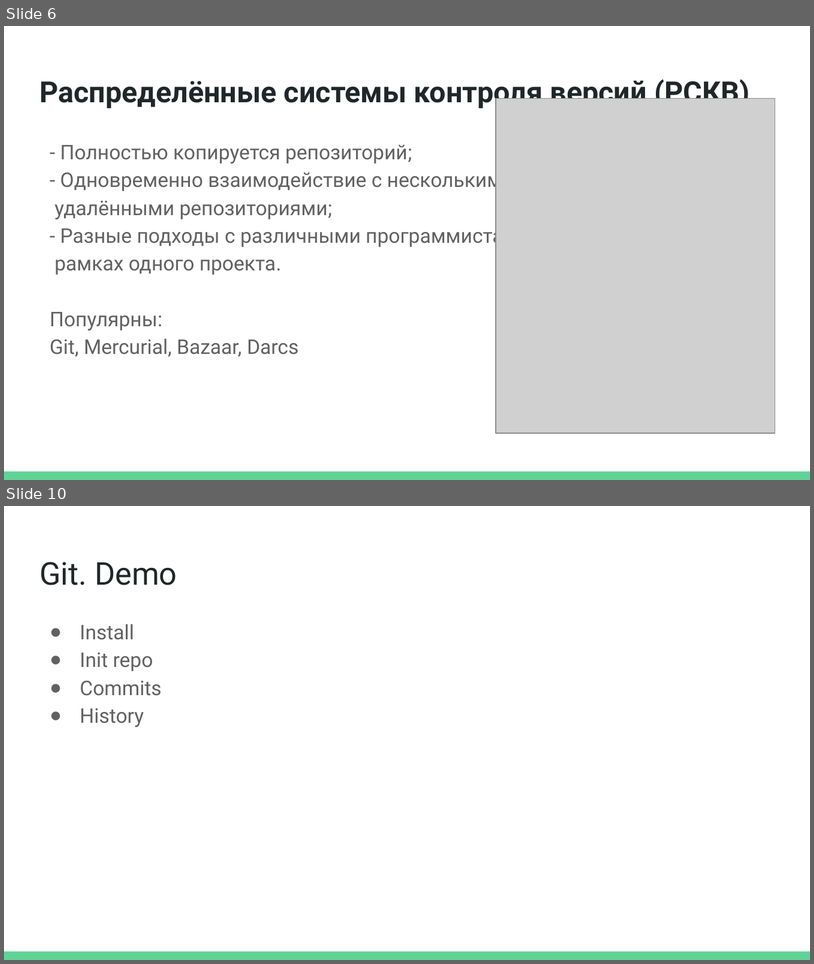
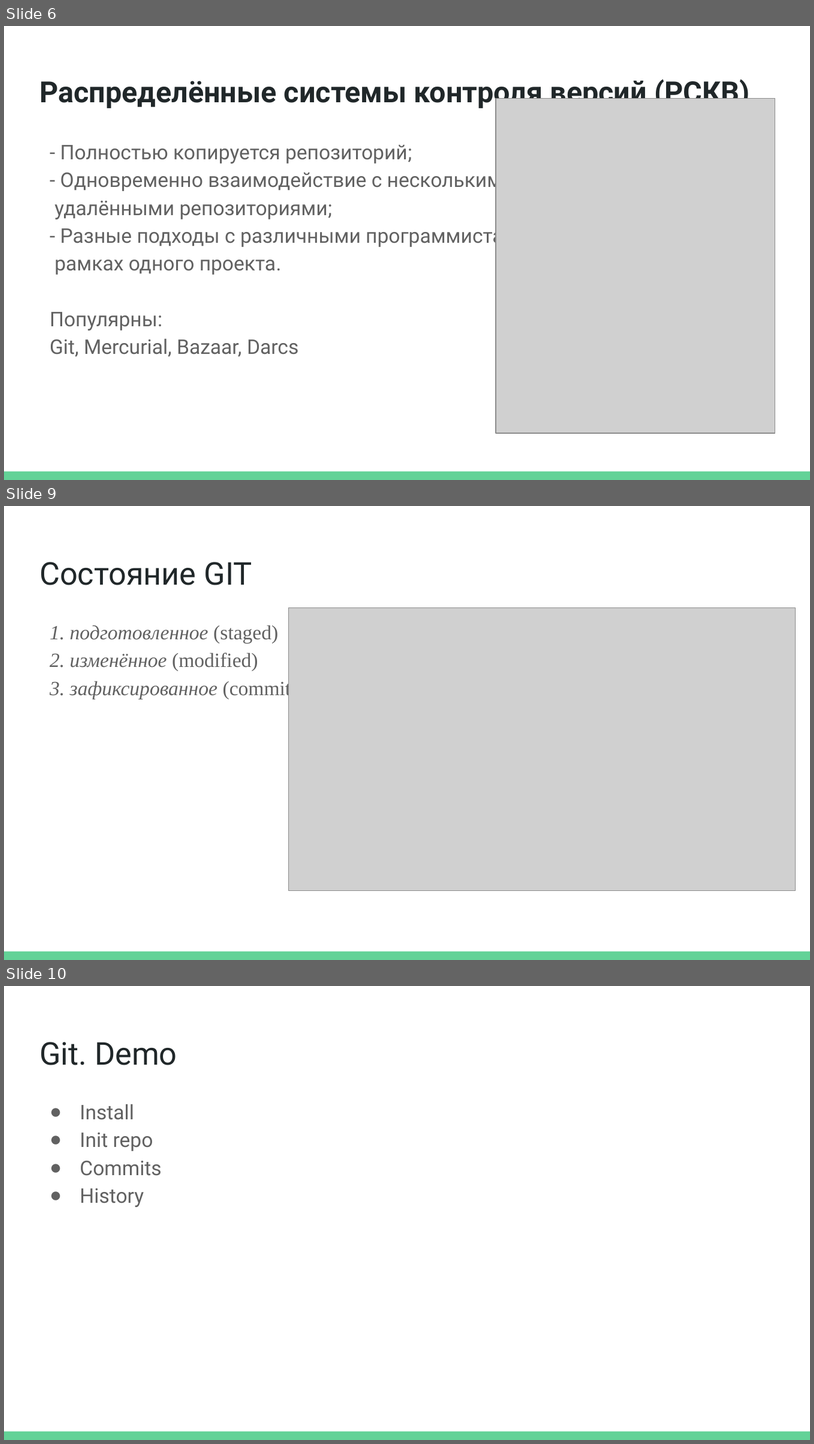
Before and after one commit to Homln/Python, a slide deck: 02.GIT.Homitsevich.pptx. Shown one above the other, each under a label of ours: slides 6 and 10 before the commit, slides 6, 9 and 10 after it; the slides between them are not shown. The pictures are 814x964 and 814x1444 pixels, drawn with LibreOffice and Linux fonts; fonts in the diff are those of the drawing; grey boxes stand for pictures. Boxes give left, top, right and bottom in pixels: in the first picture for what was removed or moved away, otherwise in the second. Text is boxed around its words. In the diff, an @@ line names an element or a change of style, - is before the commit and + after.

```diff
--- a/02.GIT.Homitsevich.pptx
+++ b/02.GIT.Homitsevich.pptx
@@ slide 9 added at [4, 506, 810, 960], background #FFFFFF; not listed: 1 template element that a slide beside it also shows @@
@@ title added at [39, 562, 252, 585], 28 pt, text #202729 @@
+Состояние GIT
@@ picture added at [288, 607, 796, 891] @@
@@ text added at [50, 625, 323, 699], 18 pt, text #616161, italic @@
+1. подготовленное (staged)
+2. изменённое (modified)
+3. зафиксированное (committed)
```
Also in this commit, not shown: 2 slides changed, 1 slide removed.
